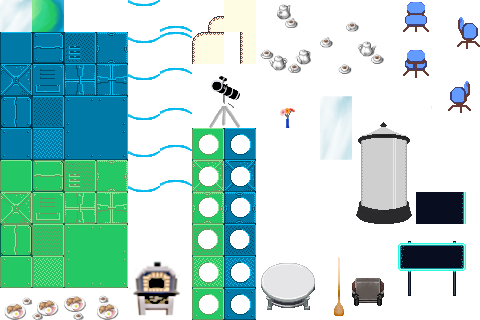
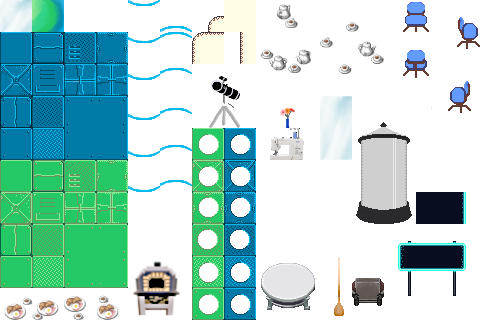
Before/after of a 480 x 320 layered artwork. What changed in the layer stack:
added layer "nähmaschine" above "fenster_blue" over [270, 128, 304, 160]
